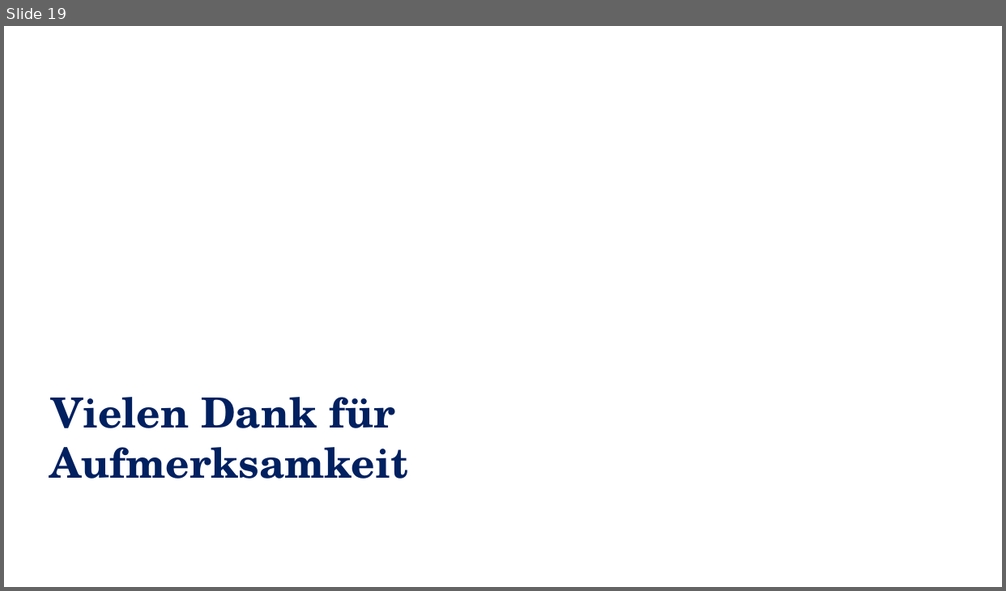
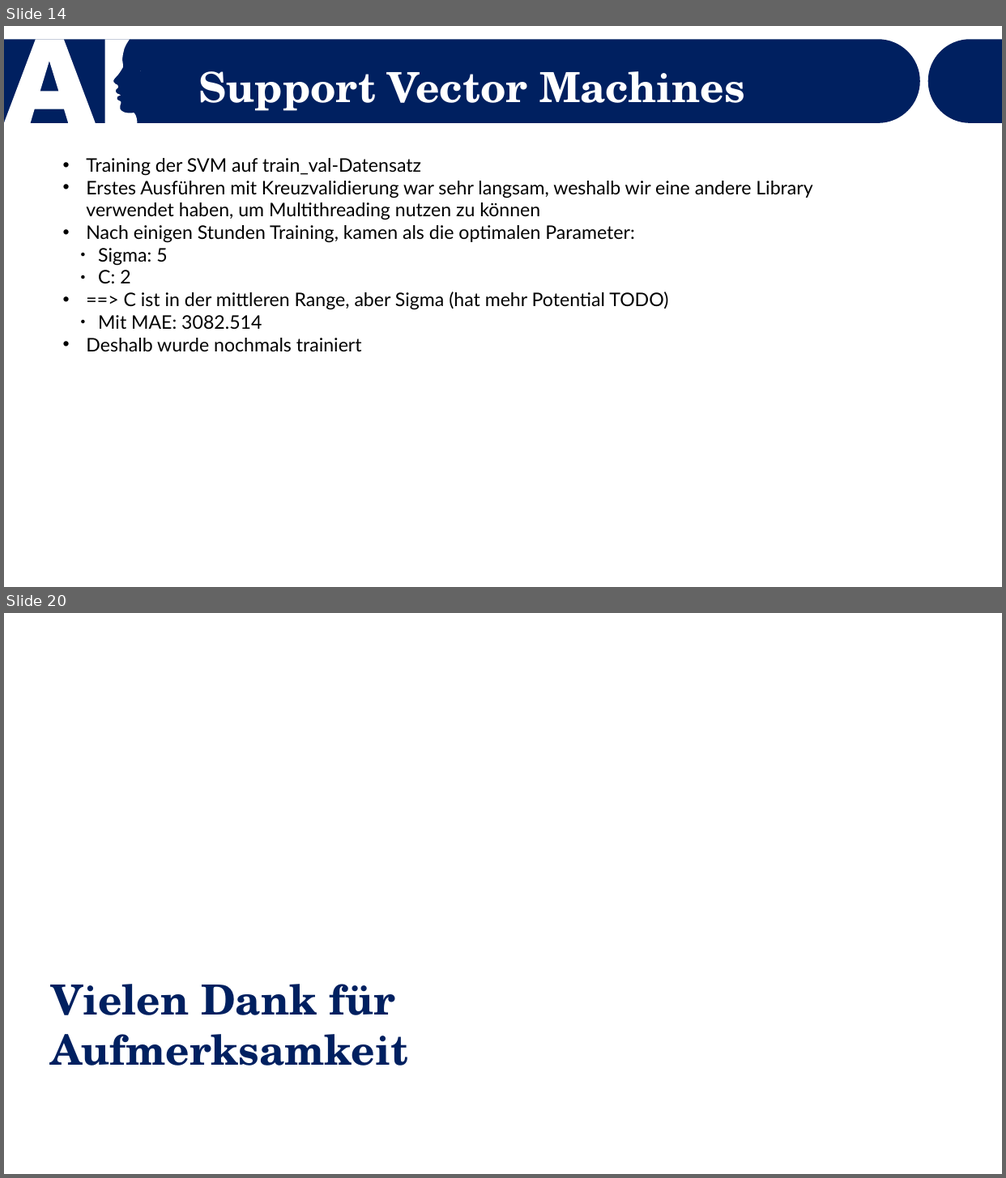
Before and after one commit to Dewin154/Projekt_Machine_Learning, a slide deck: Präsentation_Vorlage.pptx. Shown one above the other, each under a label of ours: slide 19 before the commit, slides 14 and 20 after it; the slides between them are not shown. The pictures are 1006x591 and 1006x1178 pixels, drawn with LibreOffice and Linux fonts; fonts in the diff are those of the drawing; background and template pictures are left out. Boxes give left, top, right and bottom in pixels: in the first picture for what was removed or moved away, otherwise in the second. Text is boxed around its words. In the diff, an @@ line names an element or a change of style, - is before the commit and + after.

```diff
--- a/Präsentation_Vorlage.pptx
+++ b/Präsentation_Vorlage.pptx
@@ slide 14 added at (4,26,1002,587), background #FFFFFF @@
@@ freeform shape added at (4,40,920,123), fill #002060 @@
@@ freeform shape added at (4,40,140,123), fill #FFFFFF @@
@@ freeform shape added at (928,40,1002,123), fill #002060 @@
@@ text added at (199,71,745,111), 40 pt, text #FFFFFF, bold @@
+Support Vector Machines
@@ text added at (86,158,812,352), 18 pt, text #000000 @@
+• Training der SVM auf train_val-Datensatz
+• Erstes Ausführen mit Kreuzvalidierung war sehr langsam, weshalb wir eine andere Library verwendet haben, um Multithreading nutzen zu können
+• Nach einigen Stunden Training, kamen als die optimalen Parameter:
+  ● Sigma: 5
+  ● C: 2
+• ==> C ist in der mittleren Range, aber Sigma (hat mehr Potential TODO)
+  ● Mit MAE: 3082.514
+• Deshalb wurde nochmals trainiert
@@ what was slide 19 is now slide 20 @@
```
Also in this commit, not shown: 17 slides changed, 2 other files.
